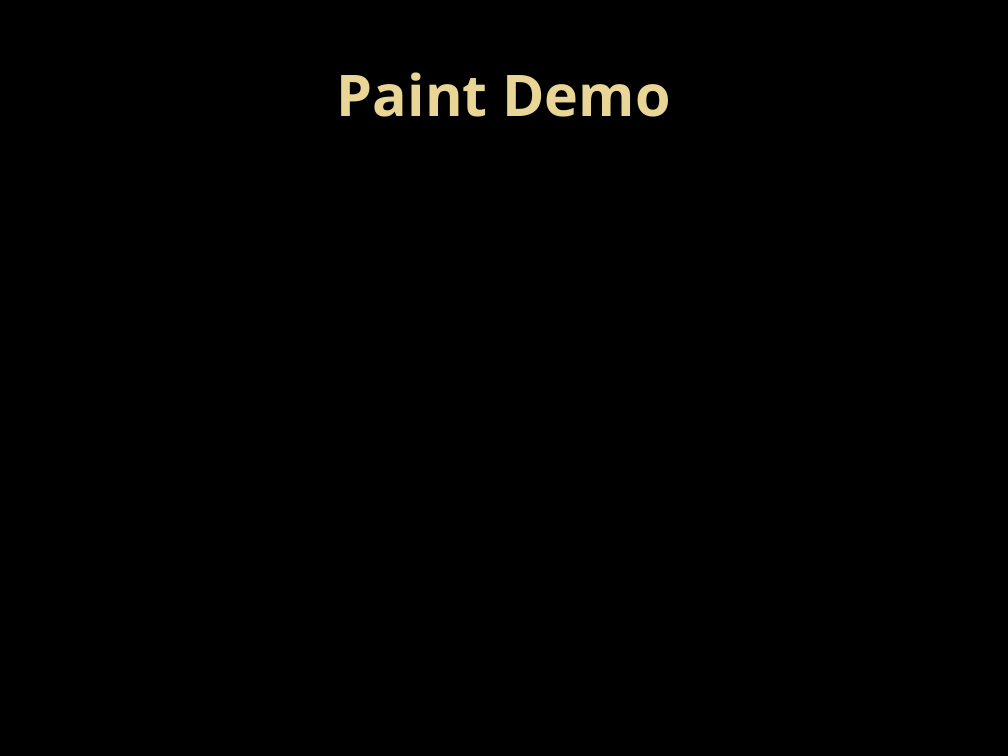
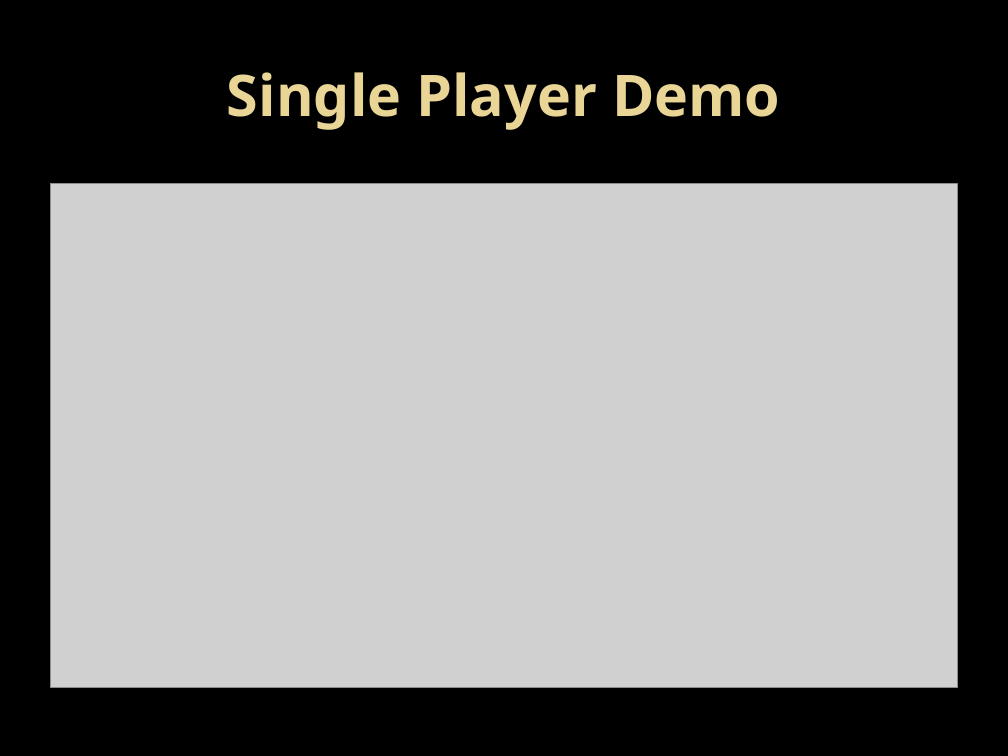
Before and after one commit to ProfBMoriarty/Knecht, a slide deck: slide 6 of Knecht.pptx. Drawn at 1008x756 pixels with LibreOffice and Linux fonts; fonts in the diff are those of the drawing; grey boxes stand for pictures; background and template pictures are left out. Boxes give left, top, right and bottom in pixels: in the first picture for what was removed or moved away, otherwise in the second. Text is boxed around its words. In the diff, an @@ line names an element or a change of style, - is before the commit and + after.

Commit message:
Posted PowerPoint
Going to make a better version of the multiplayer demo, but this is
feature complete.

```diff
--- a/Knecht.pptx
+++ b/Knecht.pptx
@@ title at (227, 72, 780, 130): text changed @@
-Paint Demo
+Single Player Demo
@@ picture added at (50, 183, 958, 687) @@
```
Also in this commit, not shown: 9 other slides changed, 2 slides added, 8 slides removed.
